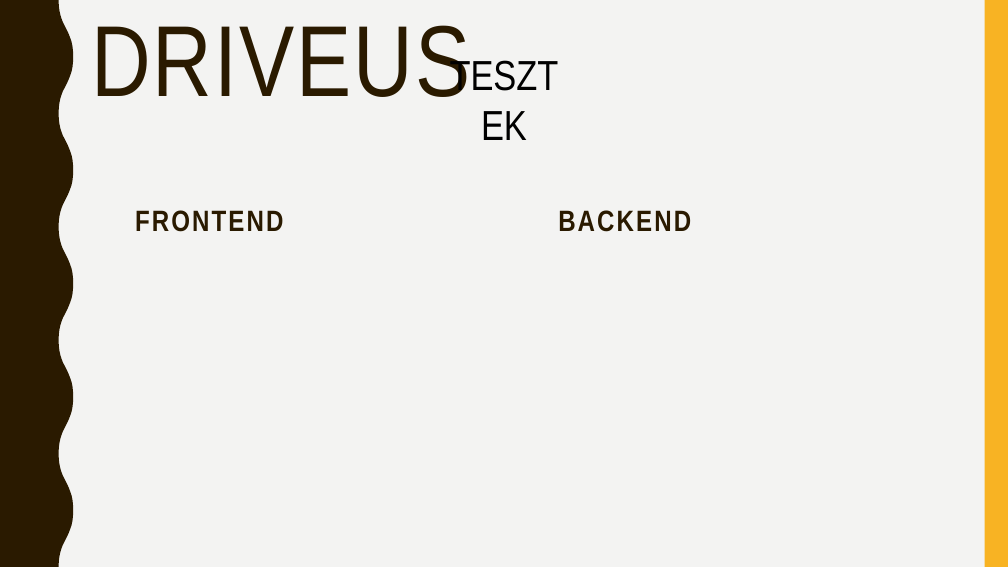
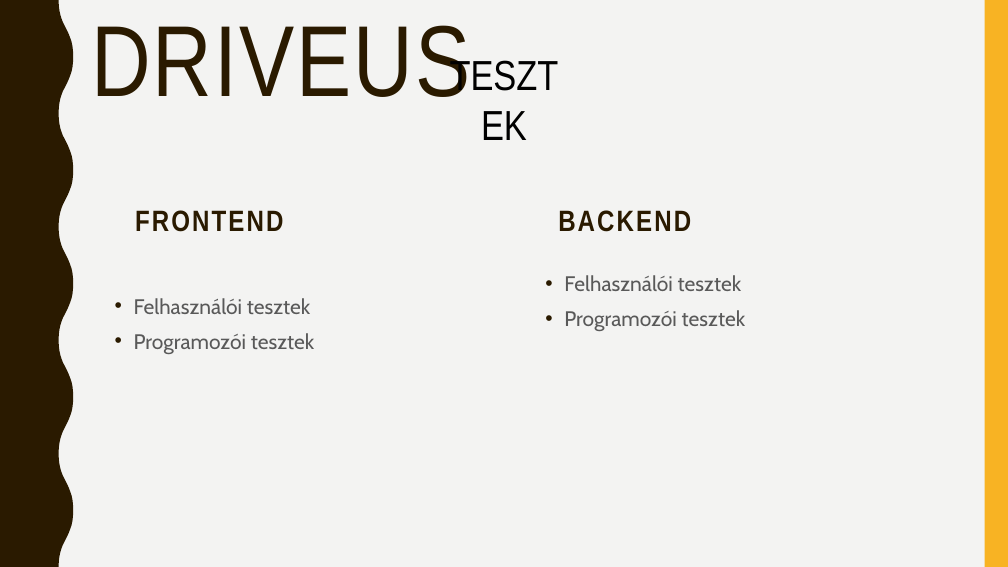
Before and after one commit to NagLau/DriveUs, a slide deck: slide 13 of dokumentacio, ppt/DriveUs.pptx (slide 14 before the commit). Drawn at 1008x567 pixels with LibreOffice and Linux fonts; fonts in the diff are those of the drawing. Boxes give left, top, right and bottom in pixels: in the first picture for what was removed or moved away, otherwise in the second. Text is boxed around its words. In the diff, an @@ line names an element or a change of style, - is before the commit and + after.

```diff
--- a/dokumentacio, ppt/DriveUs.pptx
+++ b/dokumentacio, ppt/DriveUs.pptx
@@ text added at box(134, 298, 315, 354), 20 pt, text #595959 @@
+• Felhasználói tesztek
+• Programozói tesztek
@@ text added at box(564, 275, 746, 331), 20 pt, text #595959 @@
+• Felhasználói tesztek
+• Programozói tesztek
```
Also in this commit, not shown: 7 other slides changed, 2 slides removed, 1 other file.
